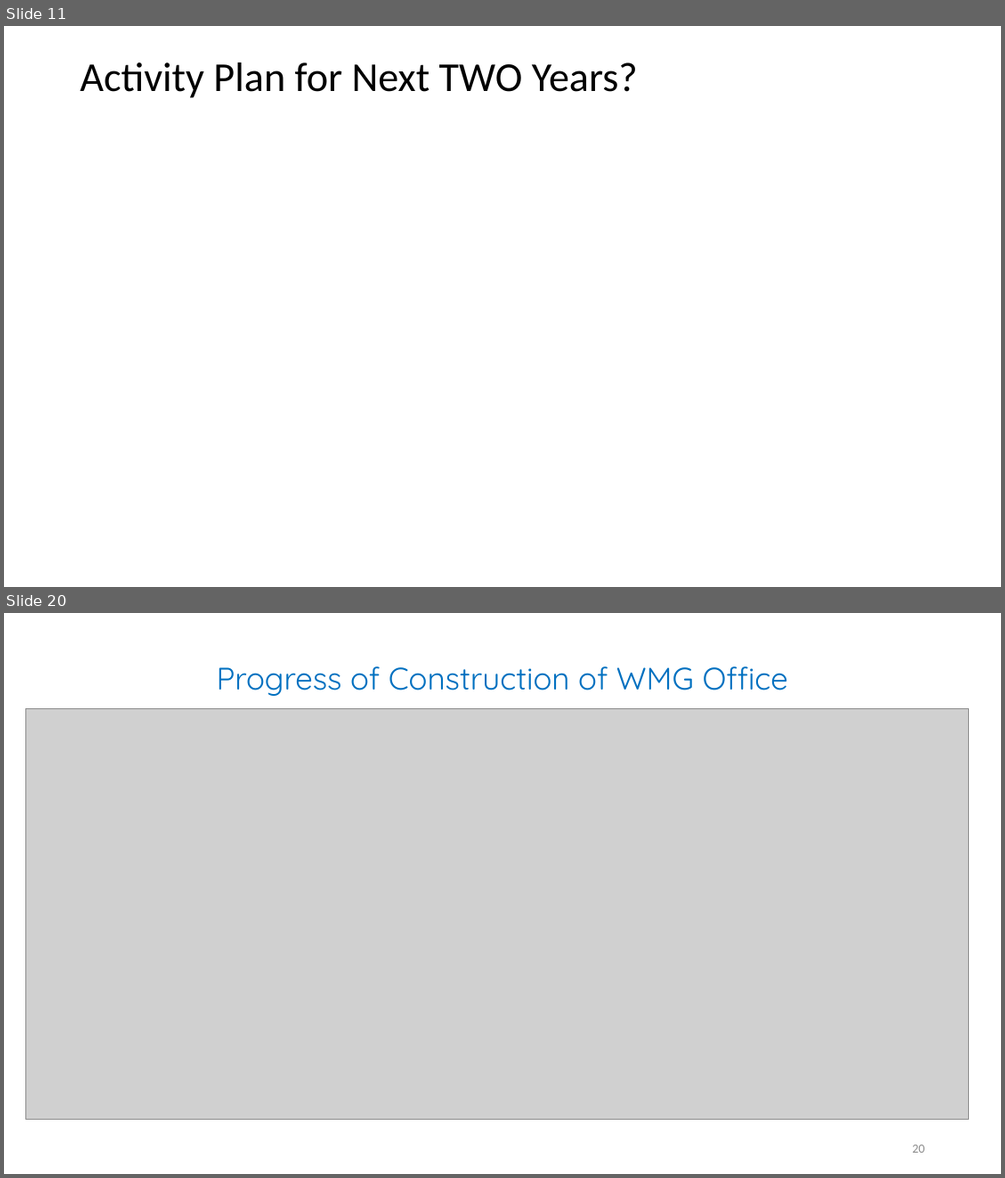
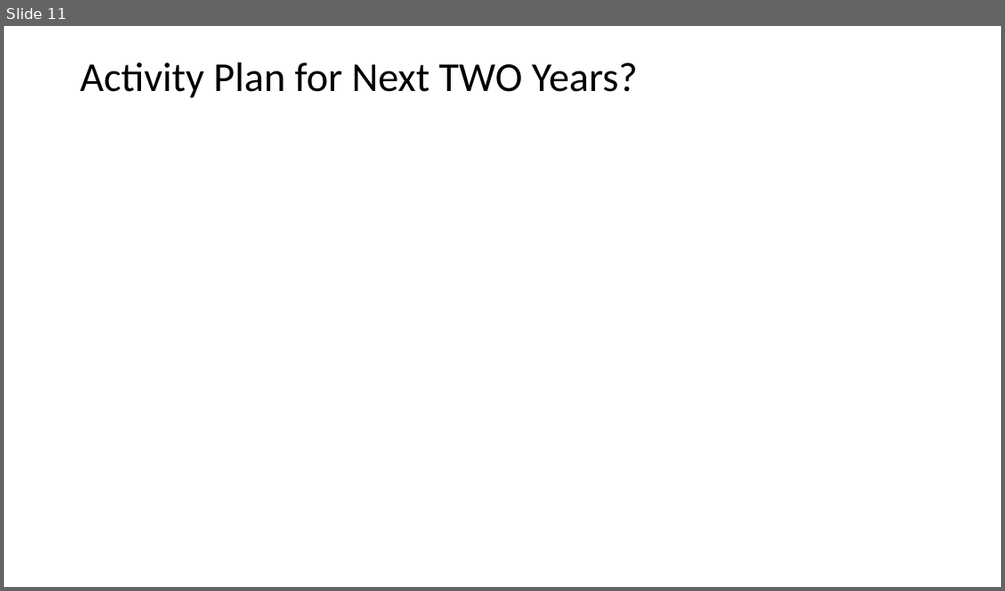
Before and after one commit to jakariapervez/cmis6, a slide deck: Civilworks cost/Work Schedule/PPT on Follow UP of JICA Meeting on 18_11_20202/Follow UP on JICA Meeting and Actions Required To Taken.pptx. Shown one above the other, each under a label of ours: slides 11 and 20 before the commit, slide 11 after it; the slides between them are not shown. The pictures are 1005x1178 and 1005x591 pixels, drawn with LibreOffice and Linux fonts; fonts in the diff are those of the drawing; grey boxes stand for pictures; background and template pictures are left out. Boxes give left, top, right and bottom in pixels: in the first picture for what was removed or moved away, otherwise in the second. Text is boxed around its words. In the diff, an @@ line names an element or a change of style, - is before the commit and + after.

```diff
--- a/Civilworks cost/Work Schedule/PPT on Follow UP of JICA Meeting on 18_11_20202/Follow UP on JICA Meeting and Actions Required To Taken.pptx
+++ b/Civilworks cost/Work Schedule/PPT on Follow UP of JICA Meeting on 18_11_20202/Follow UP on JICA Meeting and Actions Required To Taken.pptx
@@ slide 20 removed at (4, 613, 1001, 1174), background #FFFFFF @@
@@ title removed at (217, 666, 788, 696) @@
-Progress of Construction of WMG Office
@@ picture removed at (25, 708, 969, 1119) @@
@@ page number removed at (912, 1144, 924, 1152) @@
-20
```
Also in this commit, not shown: 2 slides changed, 1 slide added, 10 other slides removed, 3 other files.
